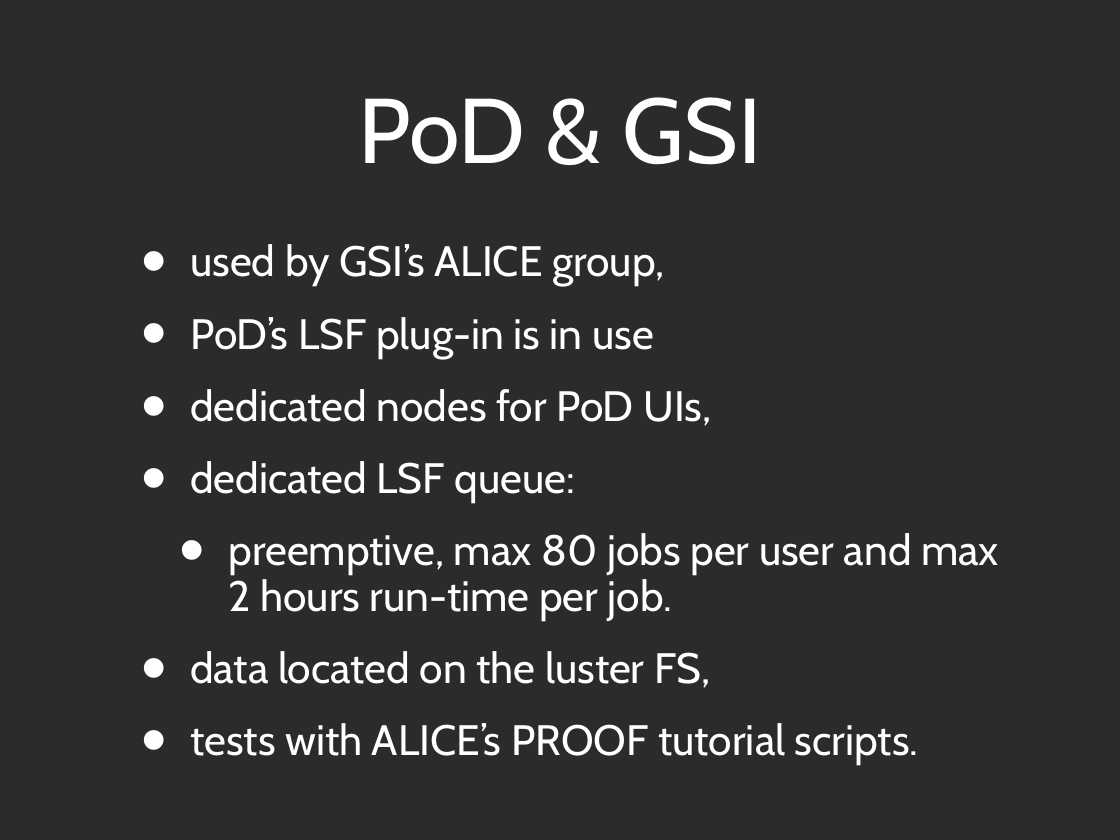
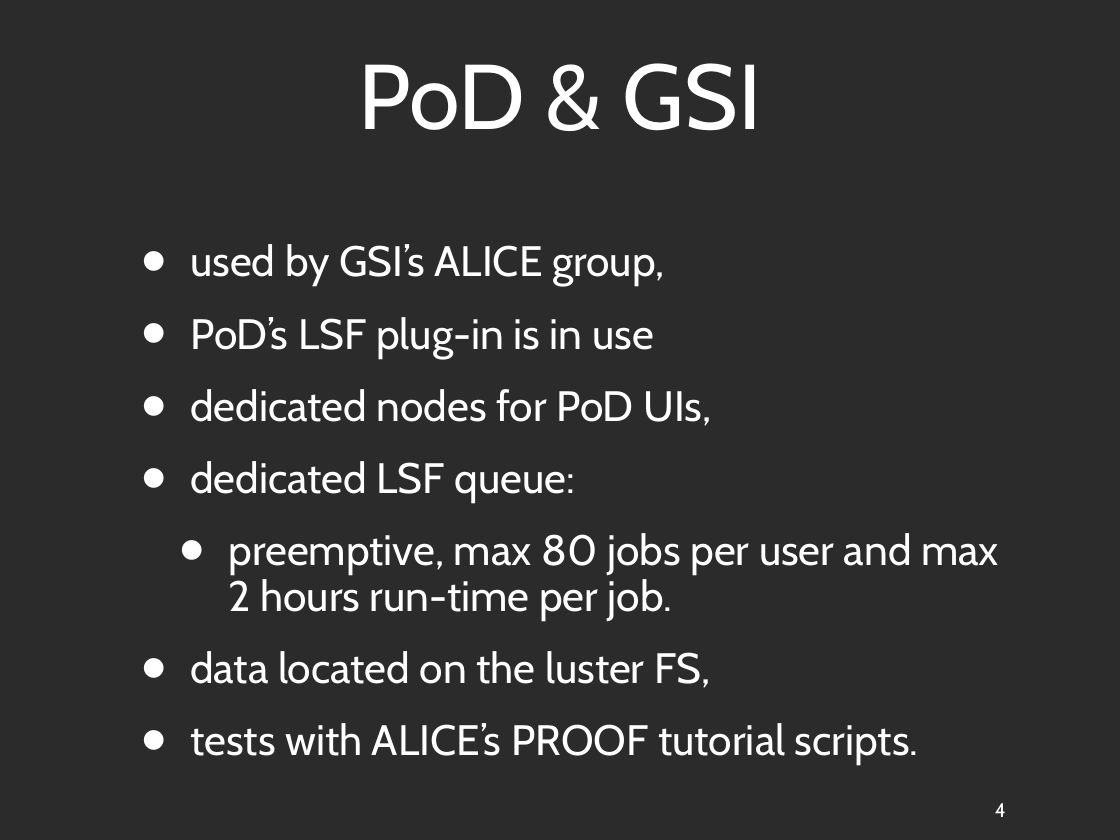
Before and after one commit to AnarManafov/PoDDocumentation, a slide deck: slide 4 of ALICE Offlineweek/PoD_ALICE_Offline_06_2009.ppt. Drawn at 1120x840 pixels with LibreOffice and Linux fonts; fonts in the diff are those of the drawing; background and template pictures are left out; a plain dark background stands for a picture behind light text. Boxes give left, top, right and bottom in pixels: in the first picture for what was removed or moved away, otherwise in the second. Text is boxed around its words. In the diff, an @@ line names an element or a change of style, - is before the commit and + after.

```diff
--- a/ALICE Offlineweek/PoD_ALICE_Offline_06_2009.ppt
+++ b/ALICE Offlineweek/PoD_ALICE_Offline_06_2009.ppt
@@ title "PoD & GSI": place and size @@
-title "PoD & GSI" at (358,97,762,165)
+title "PoD & GSI" at (358,63,762,131)
@@ page number added at (995,803,1006,817), 18 pt, text #FFFFFF @@
+4
```
Also in this commit, not shown: 5 other slides changed, 2 other files.
